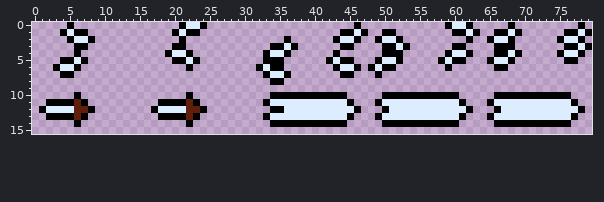
One commit to this sprite sheet: JogoGMTK2022/Assets/Graphics/Weapons/Sword.png. The picture above was drawn from the file before the commit.
The file is 80x16 pixels.
Now the later version:
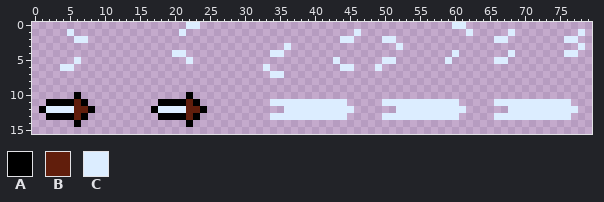
Palette (. is transparent): A #000000  B #611e0c  C #dcedff
The exact change:
y 0: x 5 A -> .; x 21 A -> .; x 24 A -> .; x 46 A -> .; x 59 A -> .; x 62 A -> .; x 68 A -> .; x 78 A -> .
y 1: x 4 A -> .; x 6..7 AA -> ..; x 20 A -> .; x 22..23 AA -> ..; x 44..45 AA -> ..; x 47 A -> .; x 50..51 AA -> ..; x 60..61 AA -> ..; x 63 A -> .; x 66..67 AA -> ..; x 69 A -> .; x 76..77 AA -> ..; x 79 A -> .
y 2: x 5 A -> .; x 8 A -> .; x 21 A -> .; x 36 A -> .; x 43 A -> .; x 46 A -> .; x 49 A -> .; x 52 A -> .; x 62 A -> .; x 65 A -> .; x 68 A -> .; x 75 A -> .; x 78 A -> .
y 3: x 6..7 AA -> ..; x 20..21 AA -> ..; x 34..35 AA -> ..; x 37 A -> .; x 44..45 AA -> ..; x 50..51 AA -> ..; x 53 A -> .; x 60..61 AA -> ..; x 66..68 AAA -> ...; x 76..77 AA -> ..; x 79 A -> .
y 4: x 6 A -> .; x 19 A -> .; x 22 A -> .; x 33 A -> .; x 36 A -> .; x 43 A -> .; x 50..52 AAA -> ...; x 59 A -> .; x 61..62 CA -> ..; x 66..67 AA -> ..; x 69 A -> .; x 75 A -> .; x 78 A -> .
y 5: x 4..5 AA -> ..; x 7 A -> .; x 20..21 AA -> ..; x 23 A -> .; x 33..35 AAA -> ...; x 42 A -> .; x 44..45 AA -> ..; x 49 A -> .; x 52 A -> .; x 58 A -> .; x 60..61 AA -> ..; x 65 A -> .; x 68 A -> .; x 76..77 AA -> ..
y 6: x 3 A -> .; x 6 A -> .; x 22 A -> .; x 32 A -> .; x 34..35 AA -> ..; x 43 A -> .; x 46 A -> .; x 48 A -> .; x 50..51 AA -> ..; x 59 A -> .; x 66..67 AA -> ..
y 7: x 4..5 AA -> ..; x 33 A -> .; x 36 A -> .; x 44..45 AA -> ..; x 49 A -> .
y 8: x 34..35 AA -> ..
y 10: x 34..44 AAAAAAAAAAA -> ...........; x 50..60 AAAAAAAAAAA -> ...........; x 66..76 AAAAAAAAAAA -> ...........
y 11: x 33 A -> .; x 45 A -> .; x 49 A -> .; x 61 A -> .; x 65 A -> .; x 77 A -> .
y 12: x 34..35 AA -> ..; x 46 A -> .; x 50..51 AC -> ..; x 62 A -> .; x 66..67 AC -> ..; x 78 A -> .
y 13: x 33 A -> .; x 45 A -> .; x 49 A -> .; x 61 A -> .; x 65 A -> .; x 77 A -> .
y 14: x 34..44 AAAAAAAAAAA -> ...........; x 50..60 AAAAAAAAAAA -> ...........; x 66..76 AAAAAAAAAAA -> ...........
